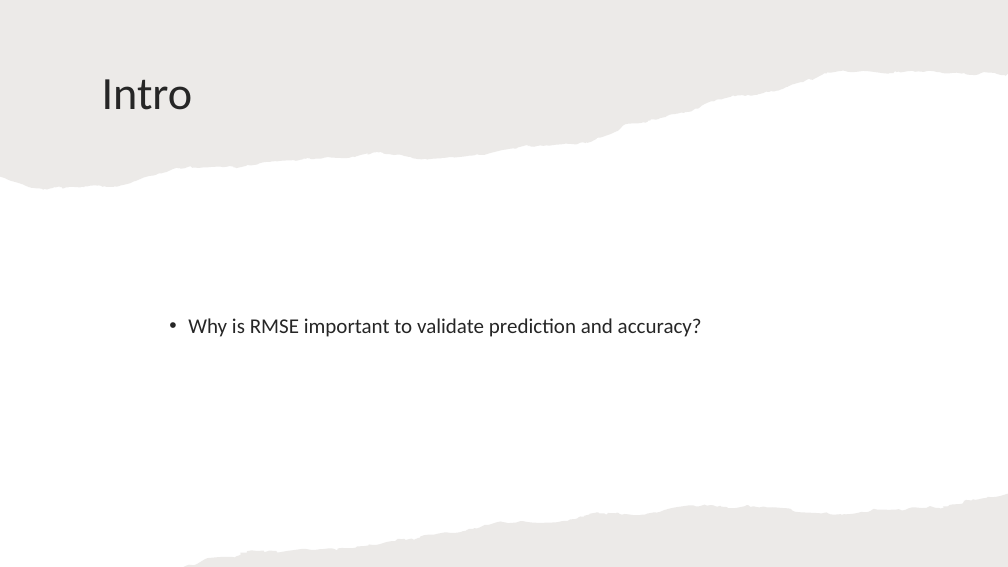
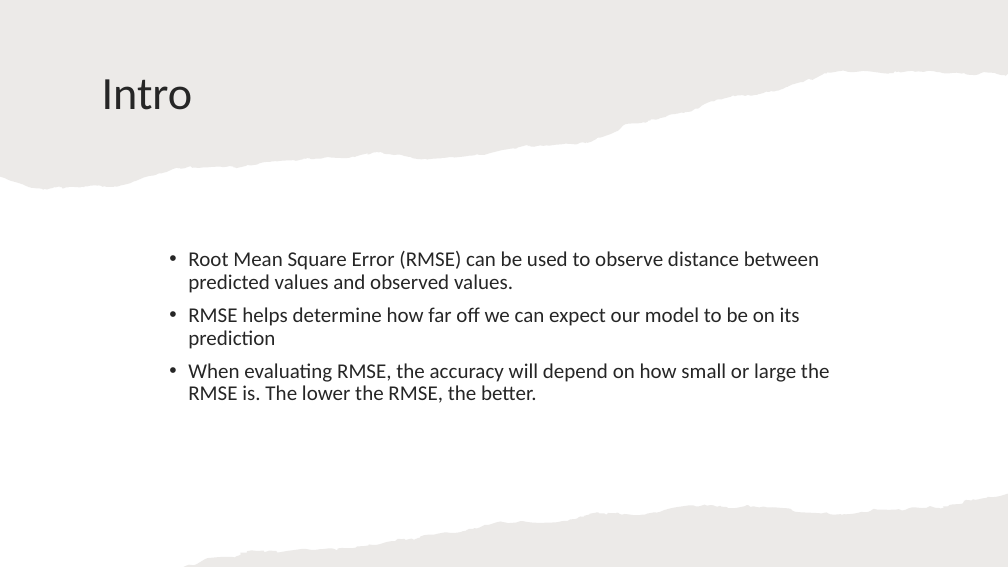
Before and after one commit to jaxrwilson/imperialcreditgroupproject, a slide deck: slide 2 of groupproject3.pptx. Drawn at 1008x567 pixels with LibreOffice and Linux fonts; fonts in the diff are those of the drawing. Boxes give left, top, right and bottom in pixels: in the first picture for what was removed or moved away, otherwise in the second. Text is boxed around its words. In the diff, an @@ line names an element or a change of style, - is before the commit and + after.

```diff
--- a/groupproject3.pptx
+++ b/groupproject3.pptx
@@ text at (188,251,830,403): text changed @@
-• Why is RMSE important to validate prediction and accuracy?
+• Root Mean Square Error (RMSE) can be used to observe distance between predicted values and observed values.
+• RMSE helps determine how far off we can expect our model to be on its prediction
+• When evaluating RMSE, the accuracy will depend on how small or large the RMSE is. The lower the RMSE, the better.
```
Also in this commit, not shown: 1 other slide changed, 2 slides removed.
